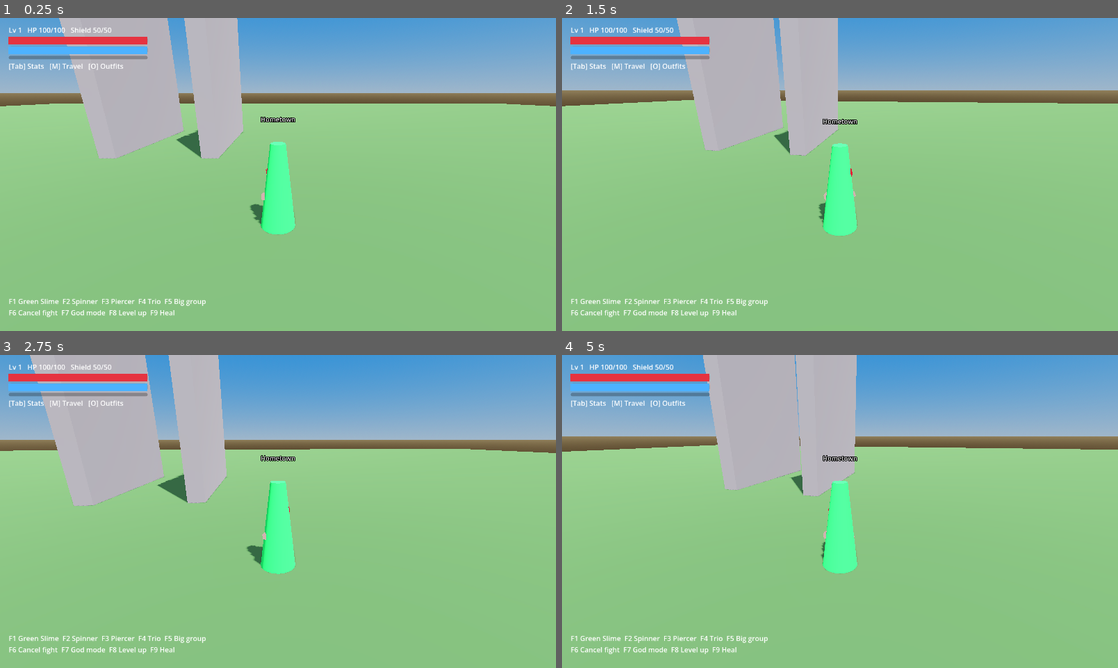
Above: before the commit, frames 1-4 (two rows, left to right).
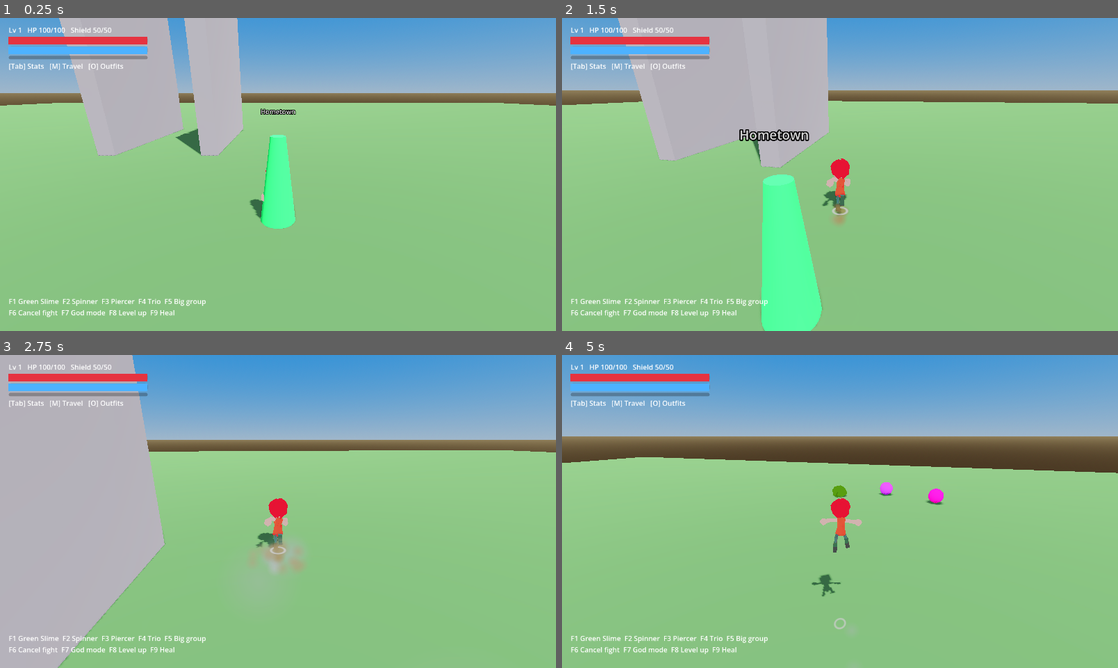
Above: after the commit, the same moments.

Repository: doggoanim/Krits
Game: Godot game, scene res://main.tscn
The game is run twice, just before and just after one commit, with the same random seed, the same clock (stepped at 60 frames per second) and the same inputs.
Inputs (mouse positions are in pixels of both pictures, inside the frame that each line leads up to):
- Up to frame 1 (0.25 s): no input
- Up to frame 2 (1.5 s): tap Enter at 0.5 s; move the mouse to (867, 174) at 0.52 s; hold Ctrl (crouch_pound) 0.53-1.28 s; hold W (move_forward) from 0.53 s (still down); tap Space (jump) at 0.77 s; move the mouse to (812, 174) at 1.27 s; tap E (interact) at 1.35 s
- Up to frame 3 (2.75 s): keep holding W (move_forward); tap Space (jump) at 1.52 s; move the mouse to (289, 505) at 2.02 s; hold Shift (roll_dive) from 2.03 s (still down)
- Up to frame 4 (5 s): keep holding W (move_forward); move the mouse to (834, 517) at 2.77 s; release Shift (roll_dive) at 2.78 s; tap Ctrl (crouch_pound) at 2.85 s; tap Space (jump) at 3.02, 3.77, 4.52 s; move the mouse to (878, 514) at 3.52 s; tap E (interact) at 3.6 s; move the mouse to (795, 508) at 4.27 s; tap Shift (roll_dive) at 4.35 s

The runs differ from the first frame. In frame 1, 1.0% of the frame differs, in the area x 0-100%, y 12-70%; in frame 2, 11%; in frame 3, 23%, in the area x 0-100%, y 0-100%; in frame 4, 16%.
Error before the commit: Parse Error: Cannot infer the type of "to" variable because the value doesn't have a set type. (res://player/player_xray.gd:62)

Commit message:
Fix type inference error in x-ray occlusion sampling
Give SAMPLE_HEIGHTS an explicit PackedFloat32Array type and type the
loop variable/"to" vector explicitly — an untyped array literal left
the loop variable as Variant, which GDScript's static type inference
couldn't carry through the Vector3 math.

Co-Authored-By: Claude Sonnet 5 <noreply@anthropic.com>
Claude-Session: https://claude.ai/code/session_01TYpdm1jACUqsWG6yyTxbgm

Diff:
--- a/player/player_xray.gd
+++ b/player/player_xray.gd
@@ -14,7 +14,7 @@
 
 const SHADER := preload("res://player/xray_halftone.gdshader")
 const CHECK_INTERVAL := 0.08   ## raycasts aren't free; a handful of checks a second is plenty
-const SAMPLE_HEIGHTS := [0.15, 0.5, 0.85]   ## fraction of STAND_HEIGHT, feet to head
+const SAMPLE_HEIGHTS: PackedFloat32Array = [0.15, 0.5, 0.85]   ## fraction of STAND_HEIGHT, feet to head
 
 var player: Player
 var _copies: Array[MeshInstance3D] = []
@@ -58,8 +58,8 @@
 		return false
 	var from := cam.global_position
 	var space := player.get_world_3d().direct_space_state
-	for h in SAMPLE_HEIGHTS:
-		var to := player.global_position + Vector3.UP * (Player.STAND_HEIGHT * h)
+	for h: float in SAMPLE_HEIGHTS:
+		var to: Vector3 = player.global_position + Vector3.UP * (Player.STAND_HEIGHT * h)
 		if from.distance_squared_to(to) < 0.01:
 			return false
 		var query := PhysicsRayQueryParameters3D.create(from, to, 1)   # world geometry only
